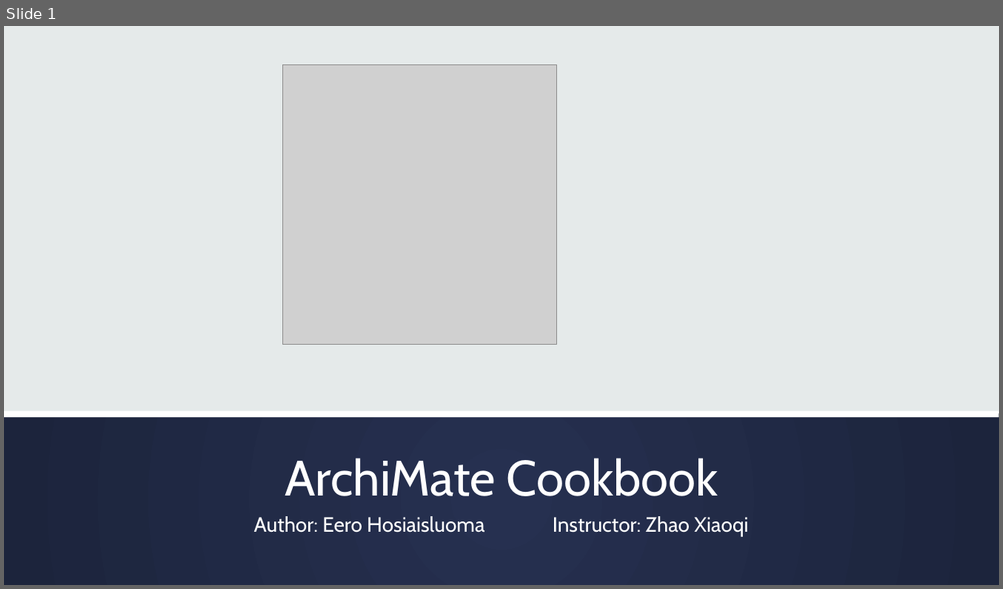
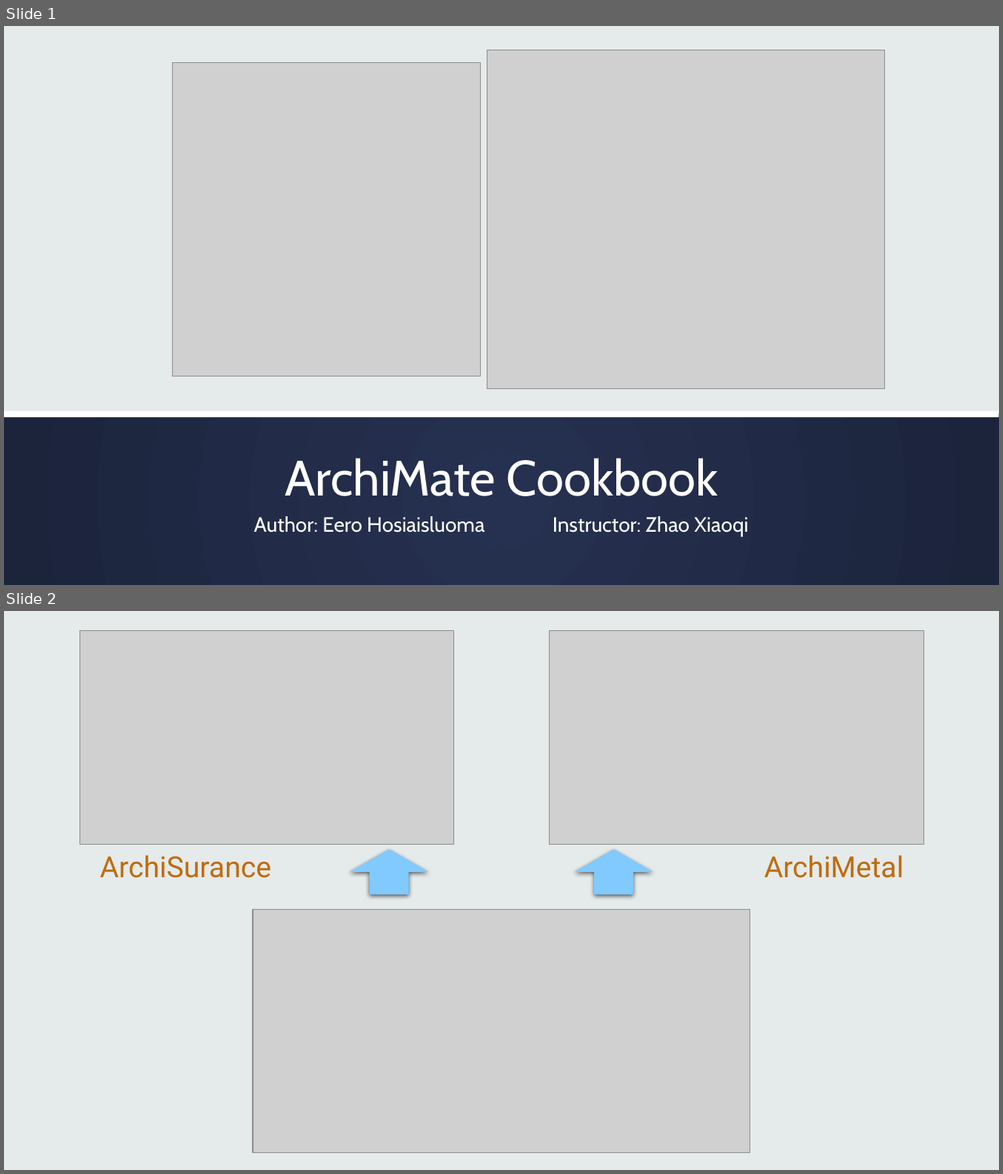
Before and after one commit to yasenstar/ArchiMate-Cookbook, a slide deck: ArchiMate_Cookbook.pptx. Shown one above the other, each under a label of ours: slide 1 before the commit, slides 1 and 2 after it. The pictures are 1003x589 and 1003x1174 pixels, drawn with LibreOffice and Linux fonts; fonts in the diff are those of the drawing; grey boxes stand for pictures; background and template pictures are left out. Boxes give left, top, right and bottom in pixels: in the first picture for what was removed or moved away, otherwise in the second. Text is boxed around its words. In the diff, an @@ line names an element or a change of style, - is before the commit and + after.

```diff
--- a/ArchiMate_Cookbook.pptx
+++ b/ArchiMate_Cookbook.pptx
@@ slide 2 added at box(4, 611, 999, 1170), background #E5EAEA @@
@@ picture added at box(80, 631, 454, 846) @@
@@ picture added at box(549, 631, 924, 846) @@
@@ up arrow added at box(350, 850, 429, 894), fill #80CAFF @@
@@ up arrow added at box(575, 850, 653, 894), fill #80CAFF @@
@@ text added at box(100, 855, 271, 878), 28 pt, text #BE6C0D @@
+ArchiSurance
@@ text added at box(764, 855, 904, 878), 28 pt, text #BE6C0D @@
+ArchiMetal
@@ picture added at box(253, 909, 750, 1153) @@
@@ slide 1 changed as well @@
@@ picture: place and size @@
-picture at box(282, 64, 557, 345)
+picture at box(173, 62, 481, 377)
@@ picture added at box(486, 50, 885, 389) @@
```
Also in this commit, not shown: 12 slides removed.
